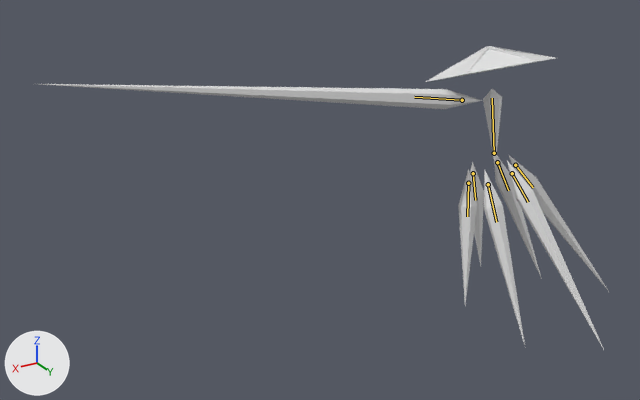
A saved change to the glTF model glb_imports/Clarity.glb.
Camera for both pictures: a camera (50 mm lens) standing at (60.5, 65.4, 36.6) and looking at (20.9, -0.6, 3.6). Every picture has the same lights, and +X, +Y and +Z are marked at lower left. The picture after the commit comes second. Both versions are drawn at frame 111 of the action 'DoubleSliceForwardDelayed'; the numbers are the values there. The bones that change, and the others that lie on the model, are drawn over the model as lines.

Objects in the first picture: 'Arm', 'BackLeft', 'BackRight', 'Center', 'FrontLeft', 'FrontRight', 'Hat', 'MiddleLeft', 'MiddleRight'.
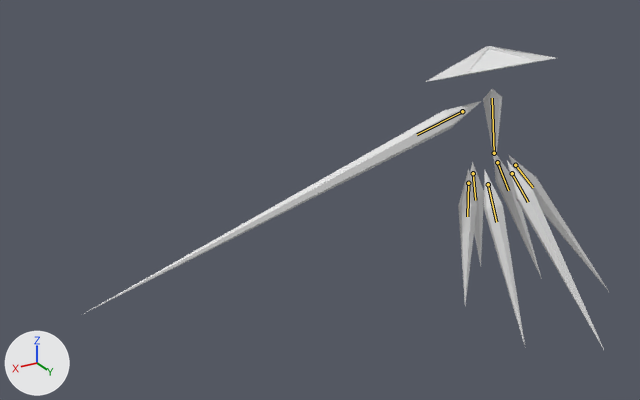
Pixel boxes [x1, y1, x2, y2] of what changed, in the pictures (640 x 400 px):
```json
{"object": "Arm", "change": "posed", "before": [40, 84, 482, 109], "after": [85, 101, 481, 313], "on screen": "10% narrower, 719% taller"}
{"bone": "Arm", "before": "(462, 100) to (414, 97)", "after": "(462, 111) to (417, 134)"}
```

Scene script edits in JSON lines:
```json
{"block": "bone_arm", "where": "bone_arm = bpy.data.objects['Armature'].pose.bones['Arm']  # child of 'Center'"}
{"op": "set", "path": "bone_arm.location", "old": "(-2.73, -7.24, 0.23)", "new": "(-3.68, -6.62, 0.2)"}
{"op": "set", "path": "bone_arm.rotation_quaternion", "old": "(-0.022, 0.95, -0.194, -0.243)", "new": "(-0.043, 0.892, -0.411, -0.183)", "note": "degrees (177, 28, -24) -> degrees (175, 21, -50)"}
```
